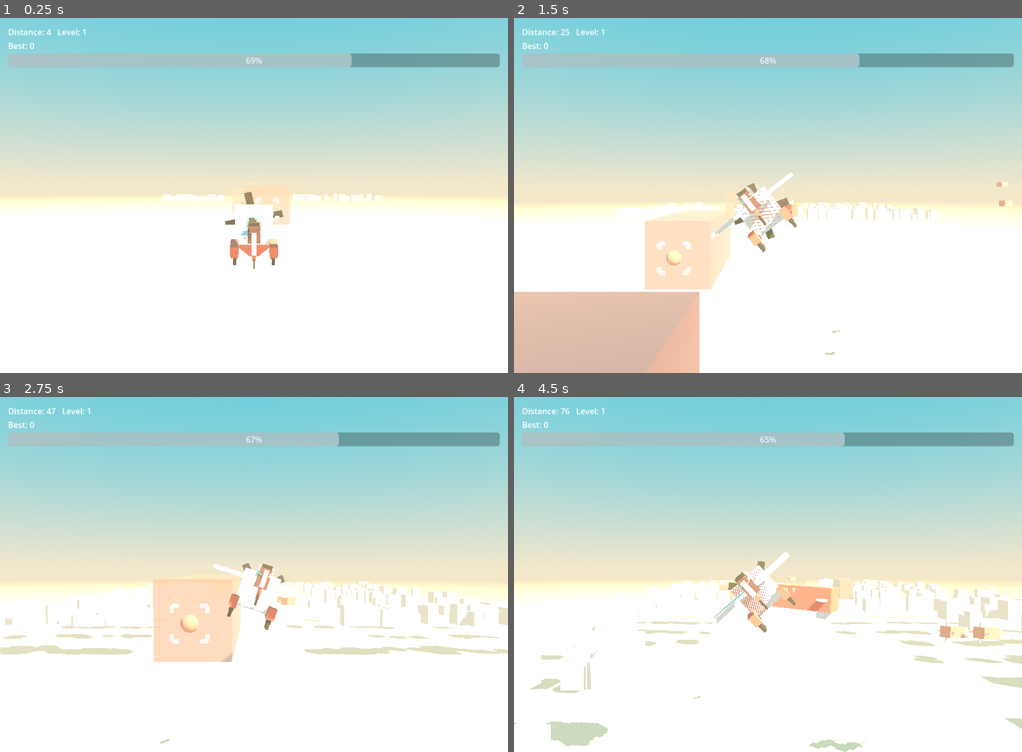
Above: before the commit, frames 1-4 (two rows, left to right).
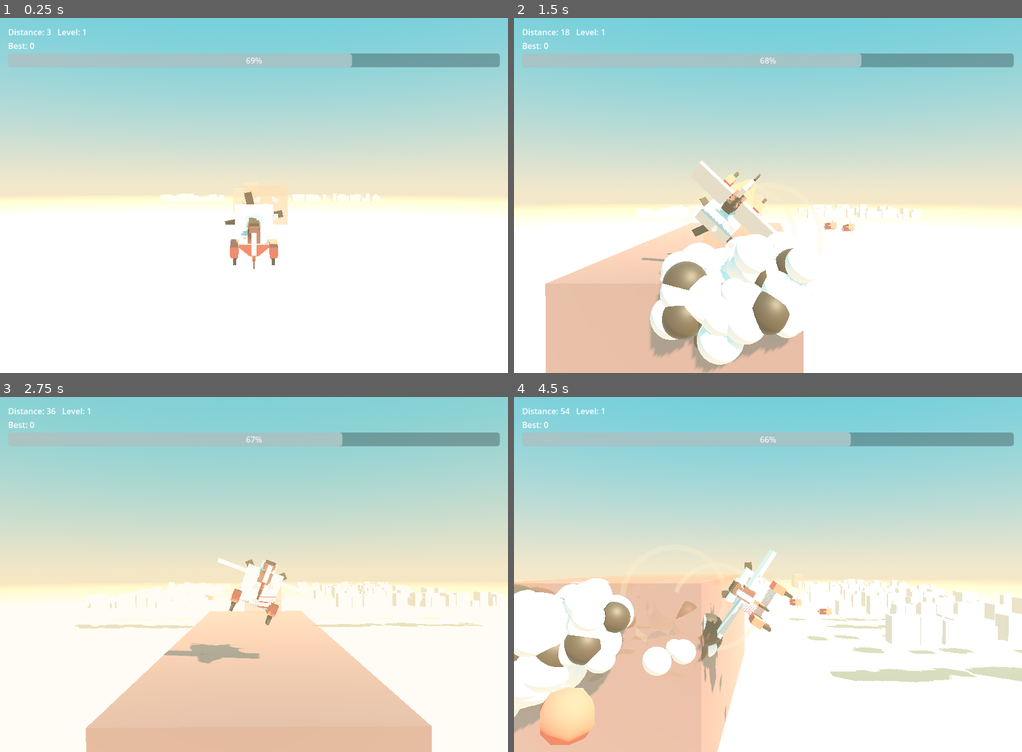
Above: after the commit, the same moments.

Repository: weathermanho/supercent
Game: Godot game, scene res://scenes/Main.tscn
The game is run twice, just before and just after one commit, with the same random seed, the same clock (stepped at 60 frames per second) and the same inputs.
Inputs (mouse positions are in pixels of both pictures, inside the frame that each line leads up to):
- Up to frame 1 (0.25 s): no input
- Up to frame 2 (1.5 s): move the mouse to (879, 177) at 0.52 s; hold Right mouse button (fire_missle) 0.53-1.28 s; click (879, 177) at 0.67 s; move the mouse to (666, 213) at 1.27 s; right-click (666, 213) at 1.35 s; click (666, 213) at 1.42 s
- Up to frame 3 (2.75 s): move the mouse to (304, 496) at 2.02 s; hold Right mouse button (fire_missle) from 2.03 s (still down); click (304, 496) at 2.17 s
- Up to frame 4 (4.5 s): move the mouse to (742, 645) at 2.77 s; release Right mouse button (fire_missle) at 2.78 s; right-click (742, 645) at 2.85 s; click (742, 645) at 2.92 s; move the mouse to (920, 627) at 3.52 s; hold Right mouse button (fire_missle) 3.53-4.28 s; click (920, 627) at 3.67 s; move the mouse to (615, 521) at 4.27 s; right-click (615, 521) at 4.35 s; click (615, 521) at 4.42 s

The runs differ from the first frame. In frame 1, 0.2% of the frame differs, in the area x 9-75%, y 3-59%; in frame 2, 13%; in frame 3, 24%, in the area x 0-100%, y 3-100%; in frame 4, 23%.

Commit message:
tune(missile): locked shots home reliably; smaller missiles; calmer pace
Addressing playtest feedback:
- Locked shots missed because the missile inherited the plane's velocity and
  homed weakly, so it flew off in the plane's heading. A missile only carries a
  target when fired while locked, so now any locked shot homes HARD (giants
  hardest) and inherited plane velocity is cut to 15%.
- Missiles were too big: stage scales 0.4/0.8/1.4 -> 0.22/0.38/0.6.
- Plane felt too fast: scroll speed 0.00035 -> 0.00028 for easier aiming.

Co-Authored-By: Claude Opus 4.7 <noreply@anthropic.com>

Diff:
--- a/godot_project/scripts/GameConfig.gd
+++ b/godot_project/scripts/GameConfig.gd
@@ -6,9 +6,9 @@
 const STATUS_PLAYING := 1
 
 var speed: float = 0.0
-var init_speed: float = 0.00035
-var base_speed: float = 0.00035
-var target_base_speed: float = 0.00035
+var init_speed: float = 0.00028        # calmer pace (was 0.00035) — easier to aim
+var base_speed: float = 0.00028
+var target_base_speed: float = 0.00028
 var increment_speed_by_time: float = 0.0
 var increment_speed_by_level: float = 0.000003
 var distance_for_speed_update: int = 100
@@ -96,9 +96,9 @@
 var missile_boost_accel: float = 1100.0       # homing strength for normal targets (was 800)
 var missile_max_speed: float = 2200.0
 var missile_drop_duration: float = 0.18       # shorter ejection before the booster (was 0.3)
-var missile_scale_stage1: float = 0.4
-var missile_scale_stage2: float = 0.8
-var missile_scale_stage3: float = 1.4
+var missile_scale_stage1: float = 0.22
+var missile_scale_stage2: float = 0.38
+var missile_scale_stage3: float = 0.6
 var missile_lock_radius: float = 40.0         # forgiving lock so the player can actually acquire targets
 
 # Showpiece distances (m) — tuned for a 30-second ad cut at default scroll speed.
--- a/godot_project/scripts/Main.gd
+++ b/godot_project/scripts/Main.gd
@@ -343,10 +343,11 @@
 	if absf(yaw_offset_deg) > 0.01:
 		aim = aim.rotated(Vector3.UP, deg_to_rad(yaw_offset_deg))
 
-	# Inherit plane velocity (the "throw" feel).
+	# Mostly aim-driven; only a hint of inherited plane velocity so a locked shot
+	# goes at the target instead of veering off in the plane's heading.
 	var forward_speed: float = GameConfig.missile_initial_forward_speed
 	var drop_speed: float = GameConfig.missile_initial_drop_speed
-	m.velocity = aim * forward_speed + Vector3.DOWN * drop_speed + airplane.estimated_velocity
+	m.velocity = aim * forward_speed + Vector3.DOWN * drop_speed + airplane.estimated_velocity * 0.15
 	m.target = tgt
 
 
--- a/godot_project/scripts/Missle.gd
+++ b/godot_project/scripts/Missle.gd
@@ -60,21 +60,15 @@
 		# Drop phase — strong gravity, no homing yet.
 		velocity.y -= GameConfig.missile_drop_gravity * delta
 	else:
-		# Boost + (weak) homing + mild gravity. A giant is a big, slow, looming
-		# boss: missiles locked onto it home HARD (and ignore gravity) so the
-		# climax kill reliably lands while it's still in the hero zone, instead
-		# of arcing into the sand short of it. Normal targets keep weak homing.
-		var accel: float = GameConfig.missile_boost_accel
-		var grav: float = GameConfig.missile_boost_gravity
-		var locked_giant: bool = (target != null and is_instance_valid(target)
-								  and "is_giant" in target and target.is_giant)
-		if locked_giant:
-			accel = 3200.0
-			grav = 0.0
+		# A missile only HAS a target when the player fired while locked (red
+		# reticle). In that case it home HARD and ignores gravity, so a locked
+		# shot reliably curves onto the target instead of flying off in the
+		# plane's heading. Giants get the strongest pull.
 		if target != null and is_instance_valid(target):
+			var is_giant: bool = ("is_giant" in target and target.is_giant)
+			var accel: float = 3600.0 if is_giant else 2800.0
 			var desired_dir: Vector3 = (target.position - position).normalized()
 			velocity = velocity.move_toward(desired_dir * GameConfig.missile_max_speed, accel * delta)
-			velocity.y -= grav * delta
 		else:
 			# No lock: streak straight forward and LEVEL OUT (no gravity) so the
 			# shot reads as "fired ahead" instead of nose-diving into the sand.
